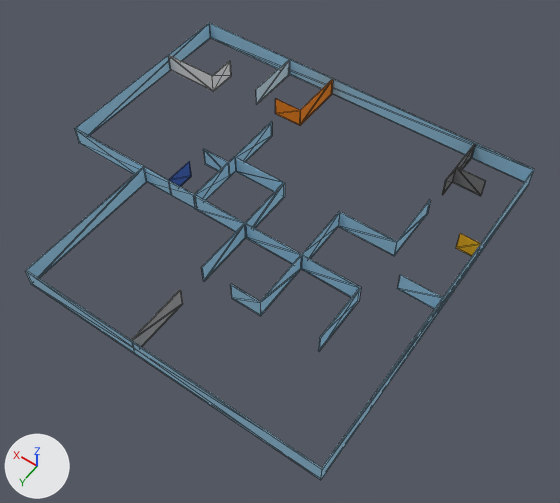
Renders of the COLLADA model src/scout_mini_ros/labworld/models/walls/meshes/model.dae from each side of a commit.
Rendered twice from a 50 mm lens placed at (-10.3, 37.4, 54.7), pointed at (15.4, 1.4, -1.8). Lighting does not change. The marker at lower left points along +X, +Y and +Z. Mesh edges are drawn as thin lines. Vertices at the same position are counted once.

Before the edit, the objects in view are built like this:
```python
mat_id9 = principled_material('ID9')
mat_id9.base_color = (0.337, 0.624, 0.839)  # blue #9dcfec
mat_id9.roughness = 0.9
me_60efa1712497b33441b63c7c = bpy.data.meshes.new('60efa1712497b33441b63c7c')
me_60efa1712497b33441b63c7c.from_pydata(...)  # 178 vertices, 328 faces; spans x -0.1..39.0, y -18.0..18.0, z 0.0..2.0
# faces by material slot: [212, 12, 28, 20, 12, 20, 12, 12]
me_60efa1712497b33441b63c7c.materials.append(mat_id9)  # blue #9dcfec
me_60efa1712497b33441b63c7c.materials.append(mat_id16)  # yellow #f9b501
me_60efa1712497b33441b63c7c.materials.append(mat_id23)  # grey #7f7f7f
me_60efa1712497b33441b63c7c.materials.append(mat_id30)  # orange #f78601
me_60efa1712497b33441b63c7c.materials.append(mat_id37)  # blue #c3e2f2
me_60efa1712497b33441b63c7c.materials.append(mat_id44)  # white #e9e9e9
me_60efa1712497b33441b63c7c.materials.append(mat_id51)  # blue #3b60b4
me_60efa1712497b33441b63c7c.materials.append(mat_id58)  # grey #a5a5a5
# before: 153 (38.9, 3.0, 0.0) at pixel (80, 143), 154 (38.9, 3.0, 2.0) at pixel (75, 128), 156 (38.9, -17.9, 2.0) at pixel (209, 23), 157 (38.9, -17.9, 0.0) at pixel (210, 38), 166 (39.0, 3.1, 2.0) at pixel (74, 128)
# before: 169 (39.0, 3.1, 0.0) at pixel (78, 143), 176 (39.0, -18.0, 0.0) at pixel (210, 37), 177 (39.0, -18.0, 2.0) at pixel (209, 22)
ob_60efa1712497b33441b63c7c = bpy.data.objects.new('60efa1712497b33441b63c7c', me_60efa1712497b33441b63c7c)
ob_60efa1712497b33441b63c7c.location = (0.0, 0.0, 0.0)
```
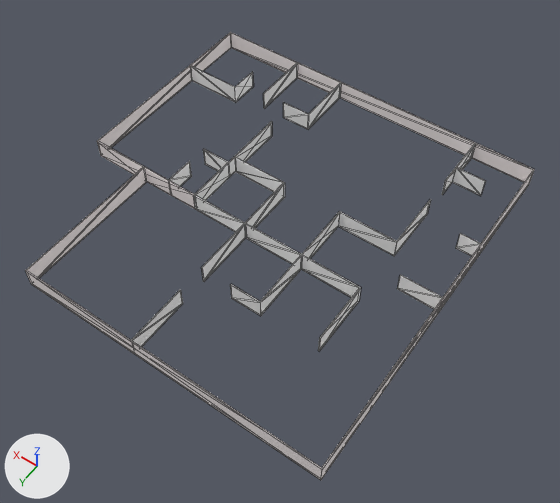
Location of each change, (x1, y1, x2, y2) in pixels of the pictures (560 x 503 px; the box of a moved part takes in the faces that stretch with it):
'60efa1712497b33441b63c7c', recoloured, reshaped (blue to grey)
    before: (25, 23, 535, 480)
    after: (25, 32, 535, 480)
part 1 of me_60efa1712497b33441b63c7c, moved or reshaped
    before: (75, 23, 535, 189)
    after: (97, 32, 535, 189)
part 2 of me_60efa1712497b33441b63c7c, recoloured (blue to grey)
    both: (25, 167, 534, 480)
part 3 of me_60efa1712497b33441b63c7c, recoloured (yellow to grey)
    both: (456, 233, 481, 256)
part 4 of me_60efa1712497b33441b63c7c, recoloured
    both: (442, 143, 485, 196)
part 5 of me_60efa1712497b33441b63c7c, recoloured
    before: (275, 79, 333, 126)
    after: (283, 83, 341, 129)
part 6 of me_60efa1712497b33441b63c7c, recoloured
    before: (256, 60, 290, 105)
    after: (263, 63, 298, 109)
part 7 of me_60efa1712497b33441b63c7c, recoloured
    before: (169, 55, 231, 92)
    after: (190, 66, 253, 102)
part 8 of me_60efa1712497b33441b63c7c, recoloured (blue to grey)
    both: (169, 161, 192, 187)
part 9 of me_60efa1712497b33441b63c7c, recoloured
    both: (131, 290, 183, 347)

What the commit changed:
Material 'ID9' (mat_id9) changes colour from blue #9dcfec to white #fcfcfc; in linear values from (0.337, 0.624, 0.839) to (0.973, 0.973, 0.973).
Material 'ID64' (mat_id64) is new.
Its base color is (1.0, 0.93, 0.93) (white #fff7f7).
Its roughness is 0.9.
me_60efa1712497b33441b63c7c is used by ob_60efa1712497b33441b63c7c; location (0.0, 0.0, 0.0).
me_60efa1712497b33441b63c7c had 178 vertices, 328 faces and spanned x -0.1..39.0, y -18.0..18.0, z 0.0..2.0.
me_60efa1712497b33441b63c7c now has 178 vertices, 328 faces and spans x -0.1..36.0, y -18.0..18.0, z 0.0..2.0.
Part 1, on me_60efa1712497b33441b63c7c:
Vertices 153, 154, 156, 157, 166, 169, 176, 177 of me_60efa1712497b33441b63c7c move by (-3.0, 0.0, 0.0).
me_60efa1712497b33441b63c7c part 2: 52 faces spanning x -0.1..36.0, y -18.0..18.0, z 0.0..2.0 switch from mat_id9 (blue #9dcfec) to mat_id64 (white #fff7f7).
me_60efa1712497b33441b63c7c part 3: 12 faces spanning x 0.0..2.0, y -7.0..-6.9, z 0.0..2.0 switch from mat_id16 (yellow #f9b501) to mat_id9 (white #fcfcfc).
me_60efa1712497b33441b63c7c part 4: 28 faces spanning x 3.0..6.1, y -17.9..-11.9, z 0.0..2.0 switch from mat_id23 (grey #7f7f7f) to mat_id9 (white #fcfcfc).
me_60efa1712497b33441b63c7c part 5: 20 faces spanning x 21.4..24.5, y -17.9..-11.9, z 0.0..2.0 switch from mat_id30 (orange #f78601) to mat_id9 (white #fcfcfc).
me_60efa1712497b33441b63c7c part 6: 12 faces spanning x 26.9..27.0, y -17.9..-11.9, z 0.0..2.0 switch from mat_id37 (blue #c3e2f2) to mat_id9 (white #fcfcfc).
me_60efa1712497b33441b63c7c part 7: 20 faces spanning x 29.9..35.9, y -14.0..-10.9, z 0.0..2.0 switch from mat_id44 (white #e9e9e9) to mat_id9 (white #fcfcfc).
me_60efa1712497b33441b63c7c part 8: 12 faces spanning x 26.9..27.0, y 0.0..3.0, z 0.0..2.0 switch from mat_id51 (blue #3b60b4) to mat_id9 (white #fcfcfc).
me_60efa1712497b33441b63c7c part 9: 12 faces spanning x 18.0..18.1, y 11.9..17.9, z 0.0..2.0 switch from mat_id58 (grey #a5a5a5) to mat_id9 (white #fcfcfc).
